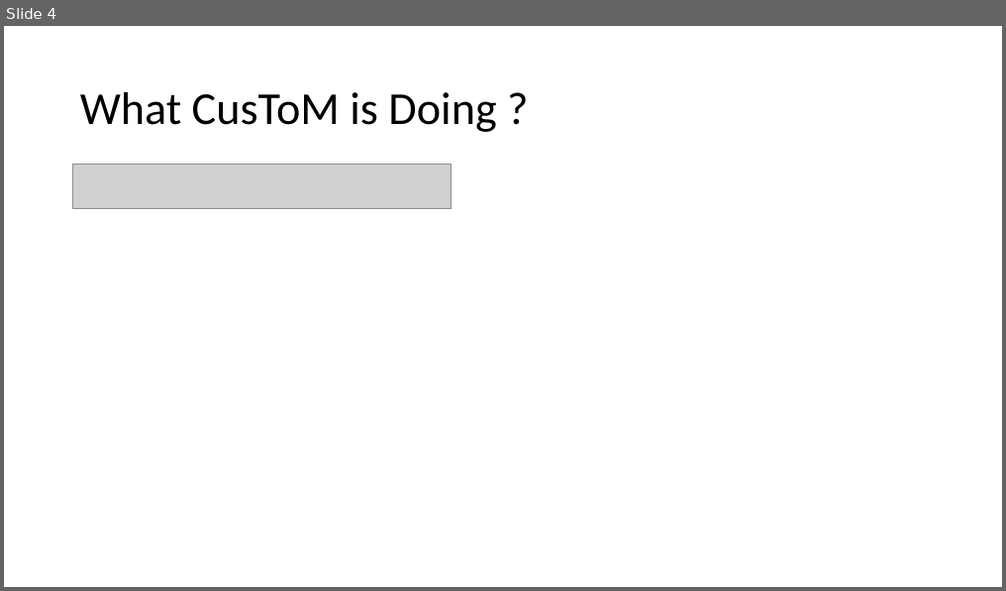
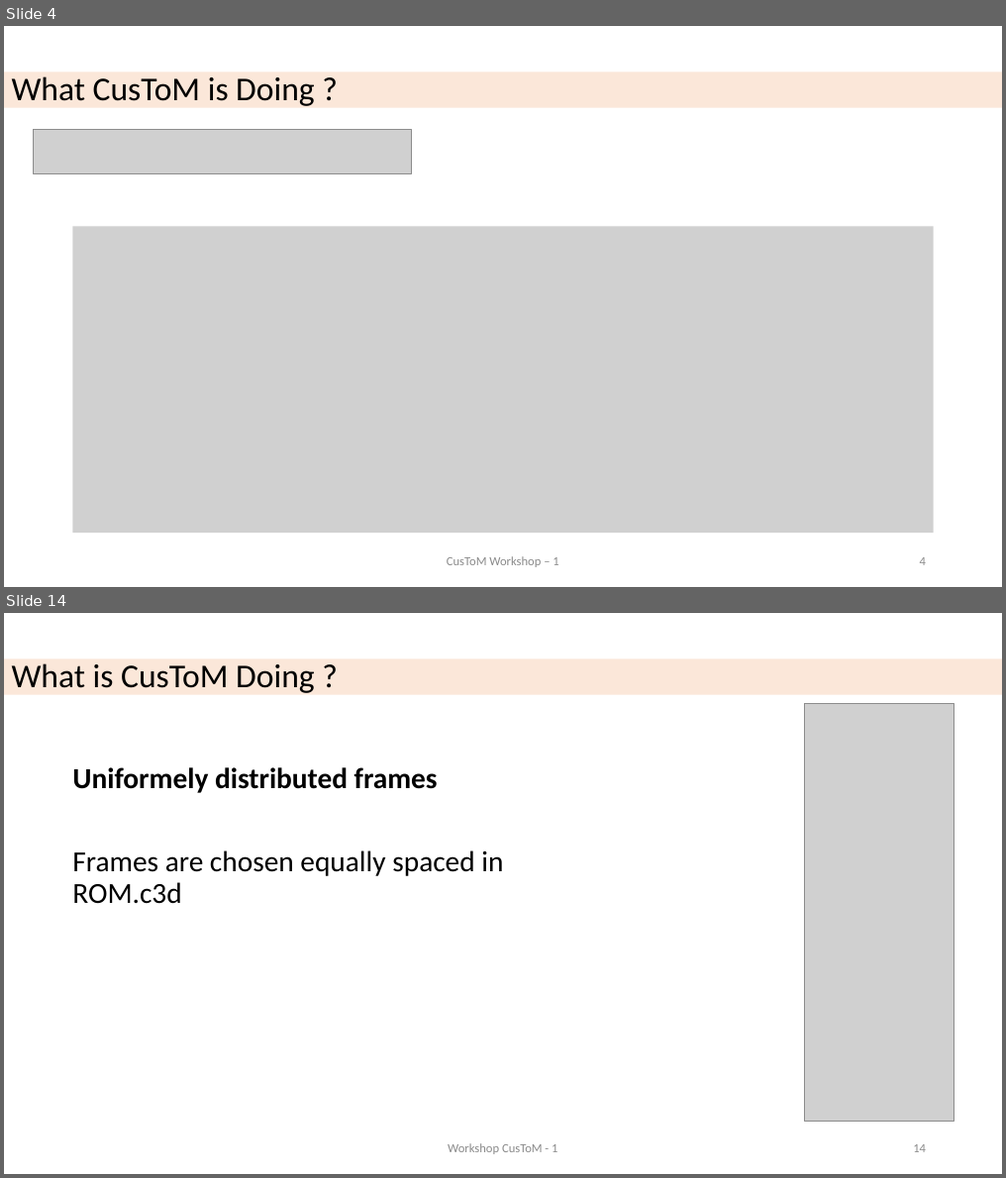
Before and after one commit to cpontonn/CusToM-Workshop, a slide deck: 1_KINEMATICS_AND_GEOMETRICAL_CALIBRATION.pptx. Shown one above the other, each under a label of ours: slide 4 before the commit, slides 4 and 14 after it; the slides between them are not shown. The pictures are 1006x591 and 1006x1178 pixels, drawn with LibreOffice and Linux fonts; fonts in the diff are those of the drawing; grey boxes stand for pictures. Boxes give left, top, right and bottom in pixels: in the first picture for what was removed or moved away, otherwise in the second. Text is boxed around its words. In the diff, an @@ line names an element or a change of style, - is before the commit and + after.

```diff
--- a/1_KINEMATICS_AND_GEOMETRICAL_CALIBRATION.pptx
+++ b/1_KINEMATICS_AND_GEOMETRICAL_CALIBRATION.pptx
@@ slide 14 added at (4, 613, 1002, 1174), background #FFFFFF @@
@@ title added at (4, 659, 1002, 694), fill #ED7D31 at 18% opacity, 32 pt, text #000000 @@
+What is CusToM Doing ?
@@ picture added at (805, 703, 954, 1121) @@
@@ text added at (72, 767, 503, 904), 28 pt, text #000000 @@
+Uniformely distributed frames
+Frames are chosen equally spaced in ROM.c3d
@@ text added at (448, 1144, 557, 1155), 12 pt, text #8C8C8C @@
+Workshop CusToM - 1
@@ page number added at (913, 1145, 926, 1153), 12 pt, text #8C8C8C @@
+14
@@ slide 4 changed as well @@
@@ title "What CusToM is Doing ?": place and size @@
-title "What CusToM is Doing ?" at (80, 92, 496, 132)
+title "What CusToM is Doing ?" at (4, 72, 1002, 107)
@@ title "What CusToM is Doing ?" at (4, 72, 1002, 107): size 44 to 32 pt; fill none to #ED7D31 at 18% opacity @@
@@ picture: place and size @@
-picture at (73, 165, 450, 209)
+picture at (33, 129, 411, 174)
@@ picture added at (73, 227, 934, 534) @@
@@ text added at (447, 557, 558, 568), 12 pt, text #8C8C8C @@
+CusToM Workshop – 1
@@ page number added at (920, 558, 926, 566), 12 pt, text #8C8C8C @@
+4
```
Also in this commit, not shown: 4 other slides changed, 14 other slides added, 5 slides removed, 57 other files.
